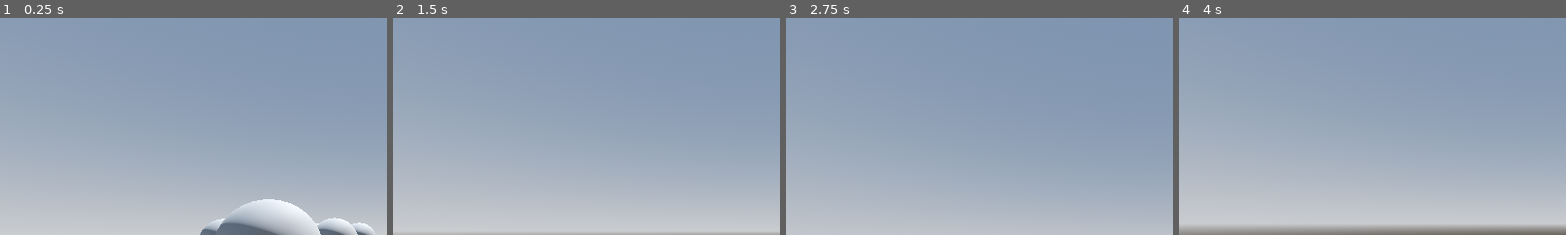
Above: before the commit, frames 1-4 (left to right).
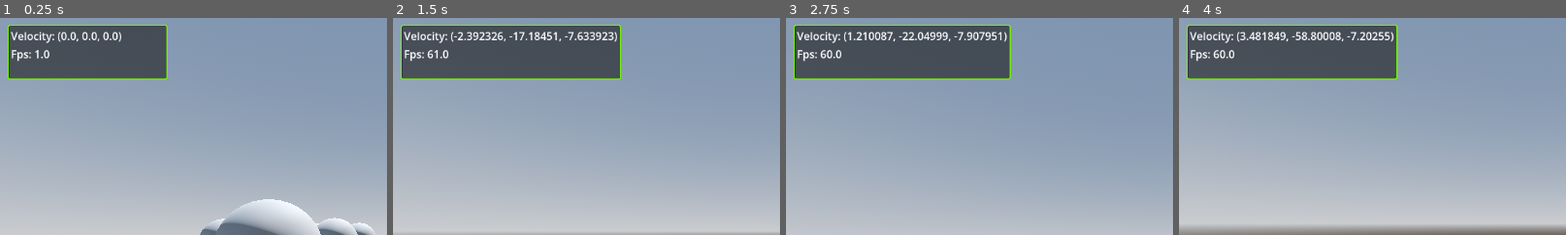
Above: after the commit, the same moments.

Repository: hebedebe/Murdernihilator-7-Unyielding-Flesh-Dream
Game: Godot game, scene res://Maps/testing.tscn
Same seed, same stepped clock (60 frames per second), same inputs: the game is played once before the commit and once after it.
Inputs (mouse positions are % of the whole screen's width and height, from its top left):
- Up to frame 1 (0.25 s): no input
- Up to frame 2 (1.5 s): tap Enter at 0.5 s; move the mouse to (55, 50) at 0.52 s; hold F (kick) 0.53-1.28 s; hold W (move_forward) from 0.53 s (still down); tap Space (jump) at 0.77 s; move the mouse to (45, 50) at 1.27 s; tap F (kick) at 1.35 s
- Up to frame 3 (2.75 s): keep holding W (move_forward); tap Space (jump) at 1.52 s; move the mouse to (52, 48) at 2.02 s; hold F (kick) from 2.03 s (still down)
- Up to frame 4 (4 s): keep holding W (move_forward); move the mouse to (49, 52) at 2.77 s; release F (kick) at 2.78 s; tap F (kick) at 2.85 s; tap Space (jump) at 3.02, 3.77 s; move the mouse to (57, 51) at 3.52 s; hold F (kick) from 3.53 s (still down)
The pictures show only the part of the screen within x 1-50%, y 0-50%; the shares and areas given below are measured in that part.

The runs differ from the first frame. In frame 1, 10% of the frame differs, in the area x 2-44%, y 3-29%; in frame 2, 14%, in the area x 2-60%, y 3-29%; in frame 3, 14%; in frame 4, 14%.

Commit message:
Value display component

Diff:
--- a/Actors/Player/player.tscn
+++ b/Actors/Player/player.tscn
@@ -10,6 +10,7 @@
 [ext_resource type="Script" uid="uid://bfu8ya1536p7k" path="res://Components/MeleeComponent/melee_component.gd" id="9_pnakb"]
 [ext_resource type="AudioStream" uid="uid://ceyfsoc84q7ml" path="res://Sounds/FX/kick_landed.mp3" id="10_g1lo4"]
 [ext_resource type="AudioStream" uid="uid://cogj3y1t6ncpb" path="res://Sounds/FX/whiff.mp3" id="11_sciwa"]
+[ext_resource type="Script" uid="uid://gbk2vvaygyhp" path="res://Components/ValueDisplayComponent/value_display_component.gd" id="11_w553y"]
 
 [sub_resource type="CapsuleMesh" id="CapsuleMesh_vhr1b"]
 
@@ -24,6 +25,35 @@
 
 [sub_resource type="BoxShape3D" id="BoxShape3D_pnakb"]
 size = Vector3(1, 1.63, 1.5698242)
+
+[sub_resource type="StyleBoxFlat" id="StyleBoxFlat_w553y"]
+content_margin_left = 0.0
+content_margin_top = 0.0
+content_margin_right = 0.0
+content_margin_bottom = 0.0
+bg_color = Color(0.1, 0.1, 0.1, 0.6)
+border_width_left = 2
+border_width_top = 2
+border_width_right = 2
+border_width_bottom = 2
+border_color = Color(0.45891982, 0.9341796, 0.04371781, 1)
+corner_radius_top_left = 3
+corner_radius_top_right = 3
+corner_radius_bottom_right = 3
+corner_radius_bottom_left = 3
+corner_detail = 5
+expand_margin_left = 5.0
+expand_margin_top = 5.0
+expand_margin_right = 5.0
+expand_margin_bottom = 5.0
+
+[sub_resource type="GDScript" id="GDScript_sciwa"]
+script/source = "extends ValueDisplayComponent
+
+var fps: float:
+	get():
+		return Engine.get_frames_per_second()
+"
 
 [node name="Player" type="CharacterBody3D" unique_id=85920957]
 script = ExtResource("1_v1key")
@@ -46,6 +76,12 @@
 transform = Transform3D(1, 0, 0, 0, 1, 0, 0, 0, 1, 0, 1.6274803, 0)
 
 [node name="Camera3D" type="Camera3D" parent="Neck" unique_id=1404921878]
+
+[node name="KickArea" type="Area3D" parent="." unique_id=1619331825]
+
+[node name="CollisionShape3D" type="CollisionShape3D" parent="KickArea" unique_id=1643599495]
+transform = Transform3D(1, 0, 0, 0, 1, 0, 0, 0, 1, 0, 1.0461066, -0.8974979)
+shape = SubResource("BoxShape3D_pnakb")
 
 [node name="VelocityComponent" type="Node" parent="." unique_id=703024950 node_paths=PackedStringArray("target_node")]
 unique_name_in_owner = true
@@ -100,12 +136,36 @@
 stream = ExtResource("11_sciwa")
 volume_db = -12.772
 
-[node name="KickArea" type="Area3D" parent="." unique_id=1619331825]
+[node name="HUD" type="CanvasLayer" parent="." unique_id=1548788757]
 
-[node name="CollisionShape3D" type="CollisionShape3D" parent="KickArea" unique_id=1643599495]
-transform = Transform3D(1, 0, 0, 0, 1, 0, 0, 0, 1, 0, 1.0461066, -0.8974979)
-shape = SubResource("BoxShape3D_pnakb")
+[node name="PanelContainer" type="PanelContainer" parent="HUD" unique_id=1568386759]
+offset_left = 22.0
+offset_top = 15.0
+offset_right = 250.0
+offset_bottom = 87.0
+theme_override_styles/panel = SubResource("StyleBoxFlat_w553y")
 
+[node name="VBoxContainer" type="VBoxContainer" parent="HUD/PanelContainer" unique_id=1498593694]
+layout_mode = 2
+
+[node name="Velocity" type="Label" parent="HUD/PanelContainer/VBoxContainer" unique_id=1904418091 node_paths=PackedStringArray("target_node")]
+layout_mode = 2
+script = ExtResource("11_w553y")
+target_node = NodePath("../../../../VelocityComponent")
+target_value_name = "velocity"
+format = "Velocity: %s"
+update_on_process = false
+metadata/_custom_type_script = "uid://gbk2vvaygyhp"
+
+[node name="FPS" type="Label" parent="HUD/PanelContainer/VBoxContainer" unique_id=27704702 node_paths=PackedStringArray("target_node")]
+layout_mode = 2
+script = SubResource("GDScript_sciwa")
+target_node = NodePath(".")
+target_value_name = "fps"
+format = "Fps: %s"
+metadata/_custom_type_script = "uid://gbk2vvaygyhp"
+
+[connection signal="velocity_updated" from="VelocityComponent" to="HUD/PanelContainer/VBoxContainer/Velocity" method="update" unbinds=1]
 [connection signal="jump_requested" from="InputComponent" to="MovementComponent" method="on_jump_requested"]
 [connection signal="kick_requested" from="InputComponent" to="MeleeComponent" method="attack"]
 [connection signal="look_input" from="InputComponent" to="LookComponent" method="on_look_input"]
--- /dev/null
+++ b/Components/ValueDisplayComponent/value_display_component.gd
@@ -0,0 +1,27 @@
+class_name ValueDisplayComponent extends Label
+
+@export var target_node: Node
+@export var target_value_name: String
+
+@export var use_format: bool = true
+@export var format: String
+@export var update_on_process: bool = true
+
+func _ready() -> void:
+	assert(target_node, "ValueDisplayComponent must be assigned a target node")
+	assert(not target_value_name.is_empty(), "ValueDisplayComponent must be assigned a target value")
+	assert(target_value_name in target_node, "ValueDisplayComponent's target node must contain the target value")
+
+
+func _process(_delta: float) -> void:
+	if update_on_process:
+		update()
+
+#region Signal targets
+func update():
+	var value = target_node.get(target_value_name)
+	if use_format:
+		text = format % value
+	else:
+		text = value.to_string()
+#endregion
--- a/Components/VelocityComponent/velocity_component.gd
+++ b/Components/VelocityComponent/velocity_component.gd
@@ -12,7 +12,6 @@
 		velocity_updated.emit(new_velocity)
 	get():
 		var new_vel = target_node.get(target_variable)
-		velocity = new_vel
 		return new_vel
 
 func _ready() -> void:
Not shown, added: Components/ValueDisplayComponent/value_display_component.gd.uid
